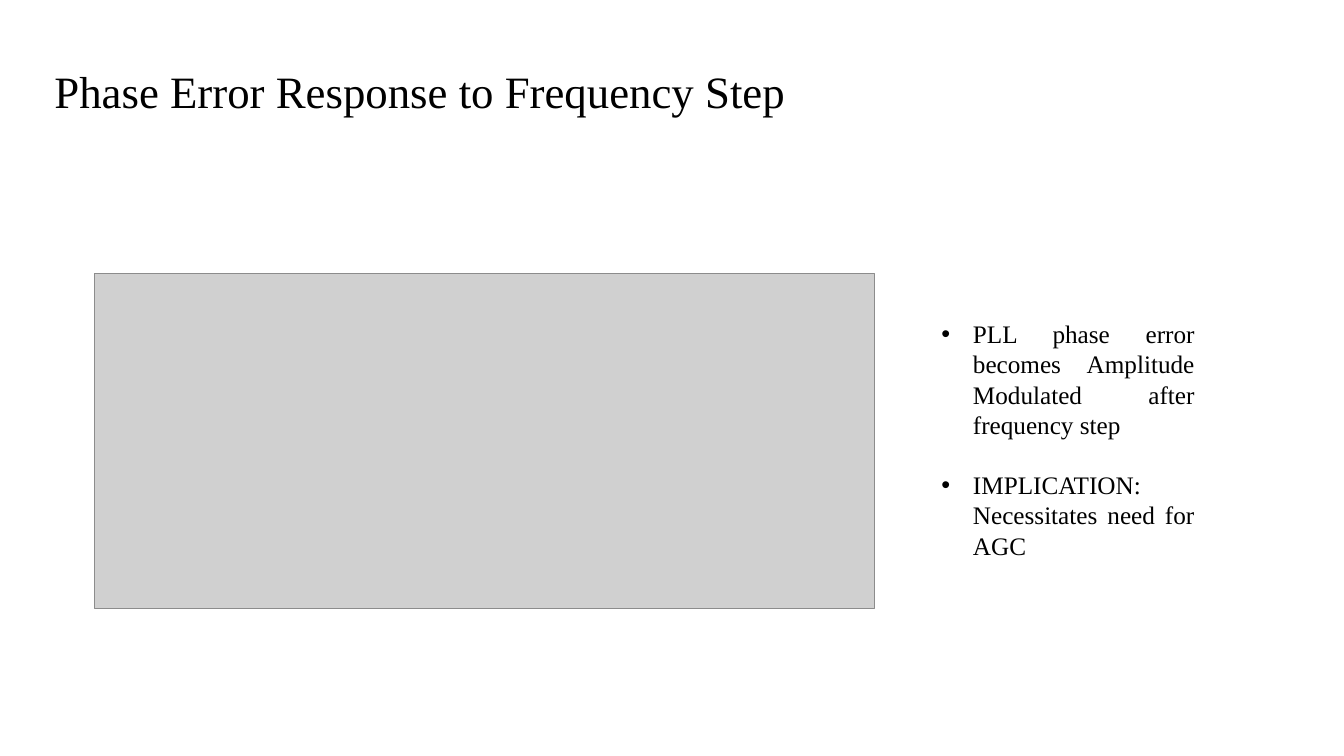
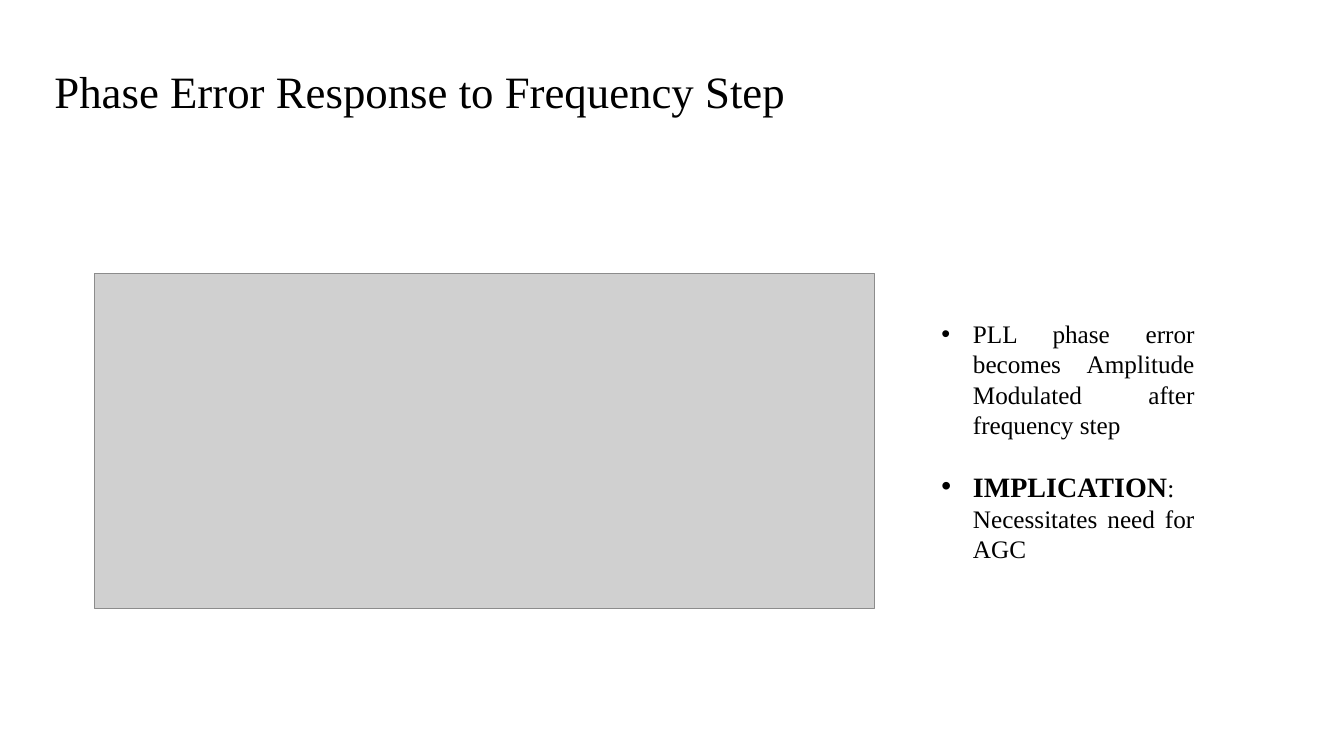
Before and after one commit to RadioInnovators/SD, a slide deck: slide 9 of Brians Presentation'.pptx. Drawn at 1344x756 pixels with LibreOffice and Linux fonts; fonts in the diff are those of the drawing; grey boxes stand for pictures. Boxes give left, top, right and bottom in pixels: in the first picture for what was removed or moved away, otherwise in the second. Text is boxed around its words. In the diff, an @@ line names an element or a change of style, - is before the commit and + after.

```diff
--- a/Brians Presentation'.pptx
+++ b/Brians Presentation'.pptx
@@ text at [973,478,1194,559]: size 18 to 20 pt, bold on in "IMPLICATION:" @@
```
Also in this commit, not shown: 6 other slides changed.
